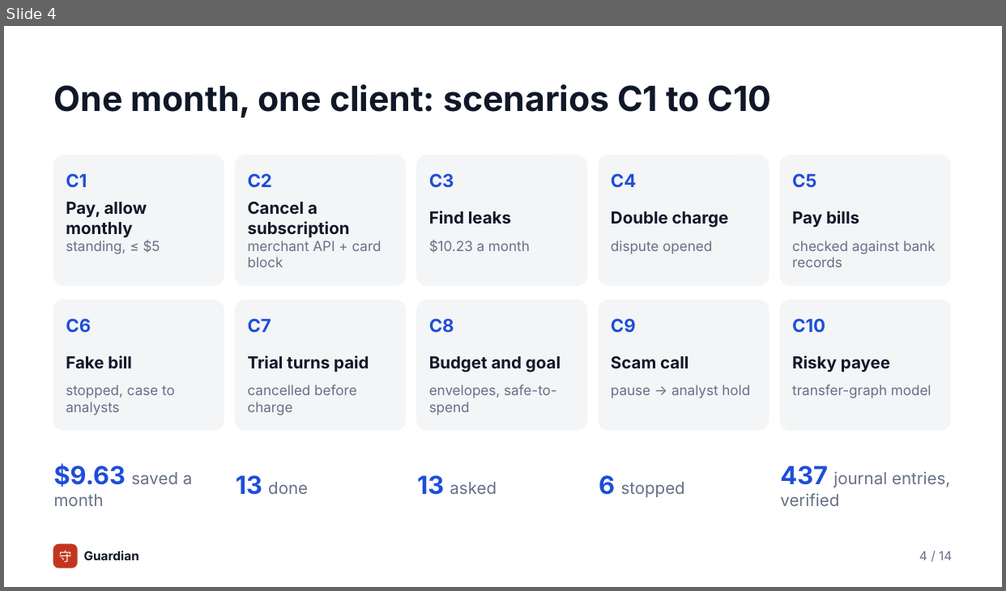
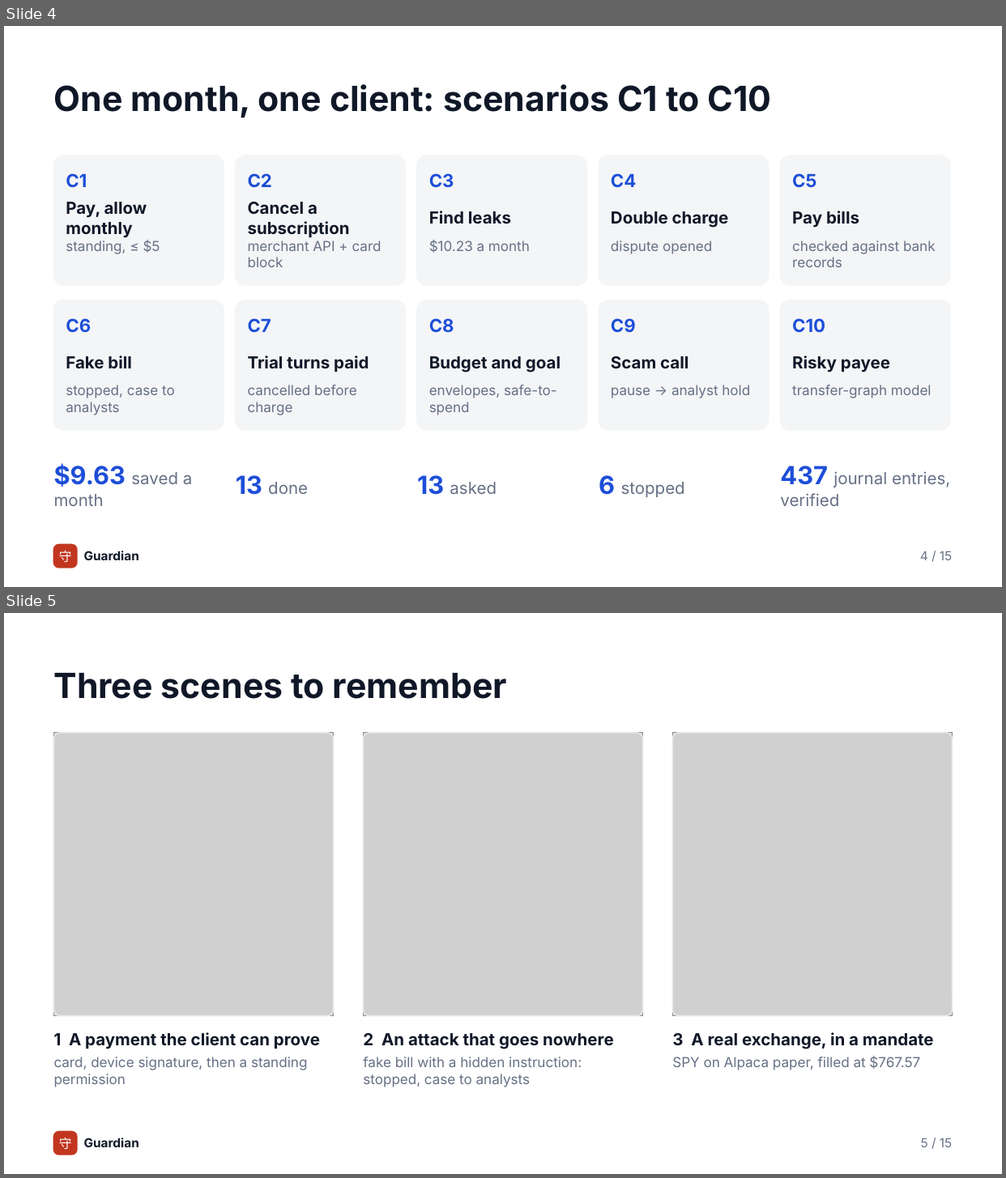
Before and after one commit to yourfavoriteself/ShenzhenFinTechathonTopicA, a slide deck: docs/presentation.pptx. Shown one above the other, each under a label of ours: slide 4 before the commit, slides 4 and 5 after it. The pictures are 1006x591 and 1006x1178 pixels, drawn with LibreOffice and Linux fonts; fonts in the diff are those of the drawing; grey boxes stand for pictures. Boxes give left, top, right and bottom in pixels: in the first picture for what was removed or moved away, otherwise in the second. Text is boxed around its words. In the diff, an @@ line names an element or a change of style, - is before the commit and + after.

Commit message:
Deck: thesis on the title slide, three scenes to remember, pilot with a bank, live numbers

```diff
--- a/docs/presentation.pptx
+++ b/docs/presentation.pptx
@@ slide 5 added at [4, 613, 1002, 1174], background #FFFFFF @@
@@ text added at [54, 673, 507, 699], 25 pt, text #101828, bold @@
+Three scenes to remember
@@ picture added at [54, 733, 334, 1016] @@
@@ rounded rectangle added at [54, 733, 334, 1016], outline #E4E7EC 1 pt @@
@@ picture added at [364, 733, 642, 1016] @@
@@ rounded rectangle added at [364, 733, 642, 1016], outline #E4E7EC 1 pt @@
@@ picture added at [672, 733, 952, 1016] @@
@@ rounded rectangle added at [672, 733, 952, 1016], outline #E4E7EC 1 pt @@
@@ text added at [54, 1033, 320, 1050], 12 pt, text #101828, bold @@
+1 A payment the client can prove
@@ text added at [363, 1033, 614, 1050], 12 pt, text #101828, bold @@
+2 An attack that goes nowhere
@@ text added at [672, 1033, 934, 1050], 12 pt, text #101828, bold @@
+3 A real exchange, in a mandate
@@ text added at [54, 1057, 307, 1088], 10 pt, text #667085 @@
+card, device signature, then a standing permission
@@ text added at [363, 1057, 582, 1088], 10 pt, text #667085 @@
+fake bill with a hidden instruction: stopped, case to analysts
@@ text added at [672, 1056, 920, 1071], 10 pt, text #667085 @@
+SPY on Alpaca paper, filled at $767.57
@@ rounded rectangle added at [54, 1132, 77, 1155], fill #C2361F, outline #C2361F 1 pt @@
@@ text added at [59, 1138, 72, 1149], 9.2 pt, text #FFFFFF @@
+守
@@ text added at [84, 1138, 139, 1148], 9 pt, text #101828, bold @@
+Guardian
@@ text added at [921, 1139, 952, 1148], 9 pt, text #667085 @@
+5 / 15
@@ slide 4 changed as well @@
@@ text at [920, 552, 952, 561]: text changed @@
-4 / 14
+4 / 15
```
Also in this commit, not shown: 12 other slides changed, 1 other slide added, 1 slide removed, 2 other files.
